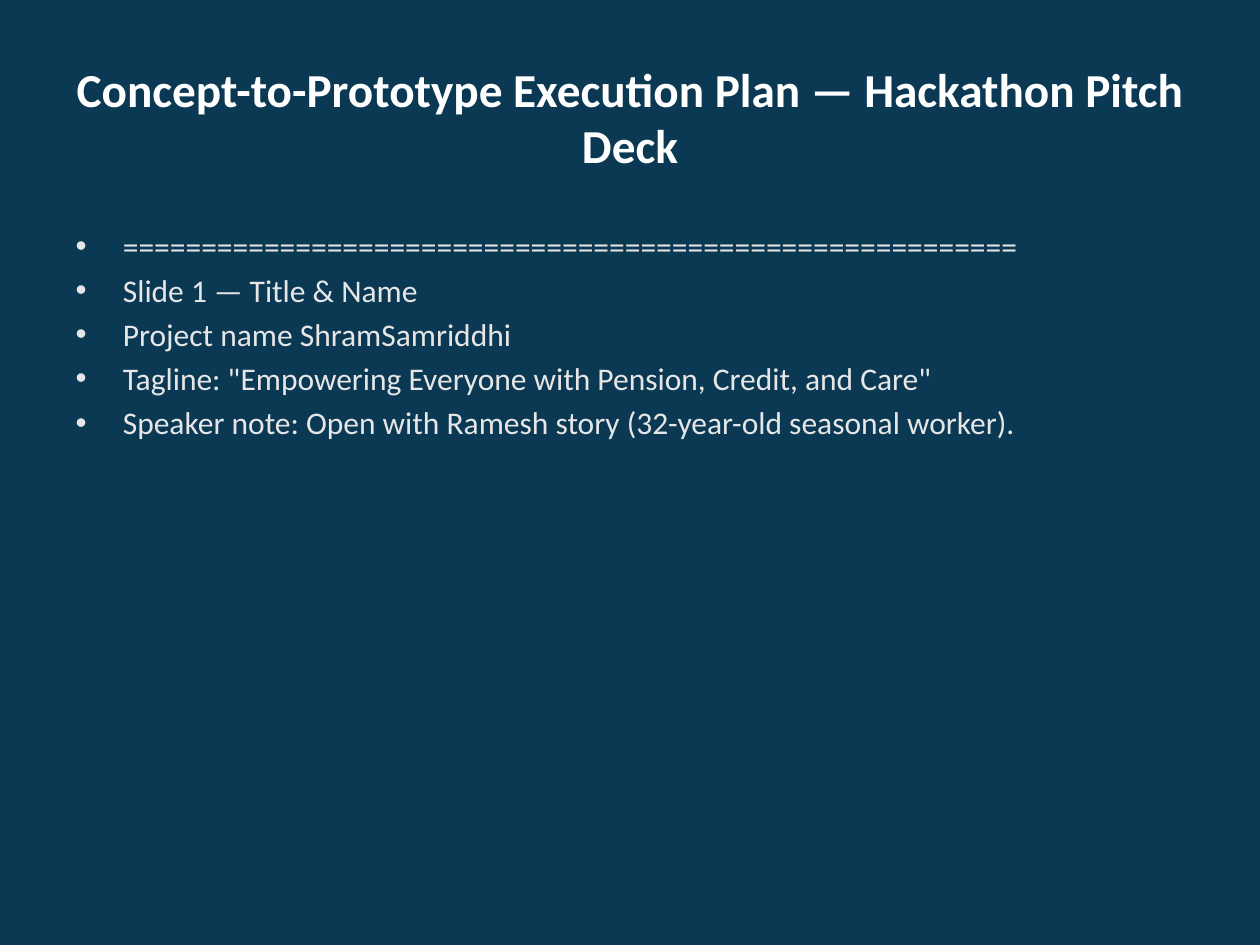
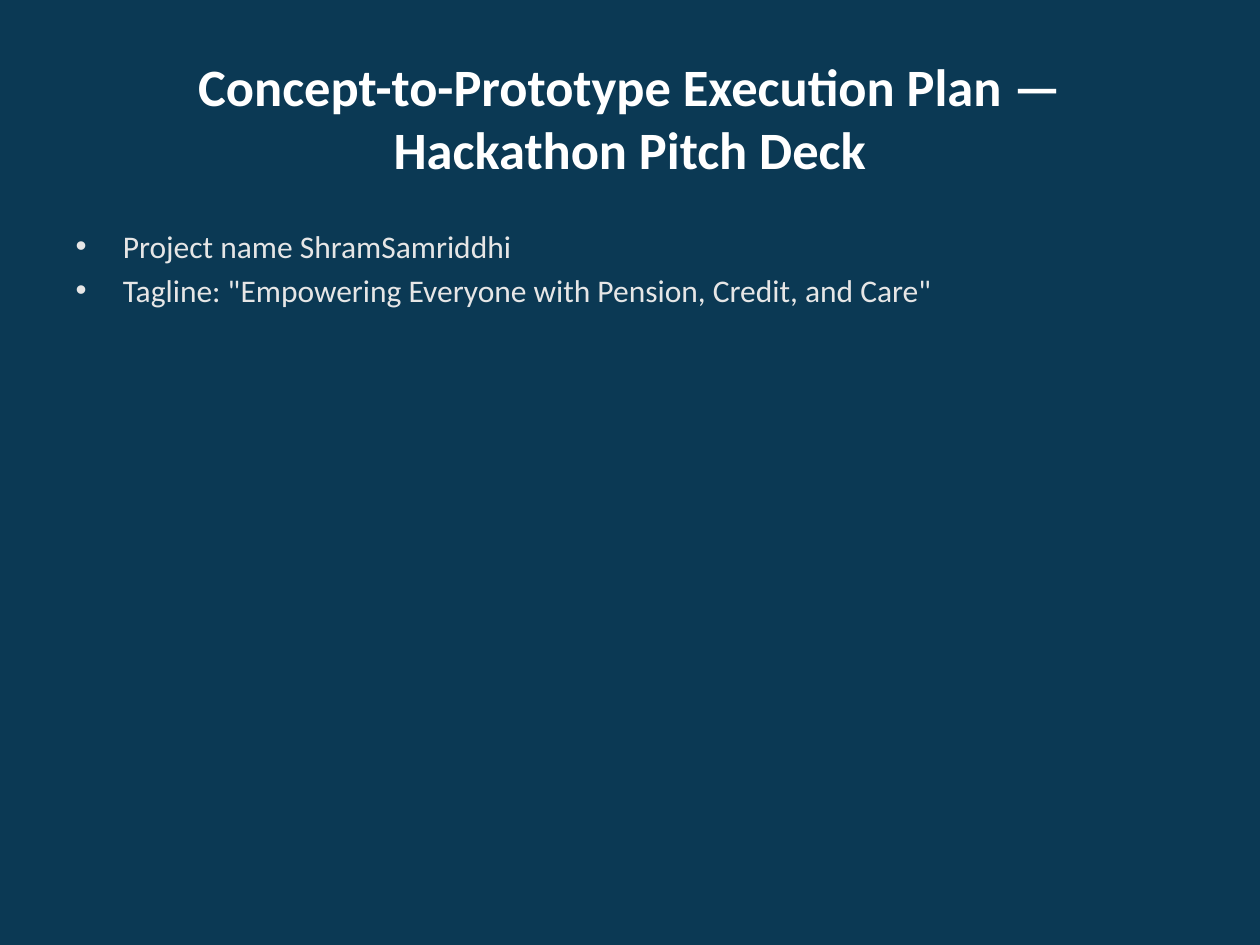
Before and after one commit to arumthi/ShramSamriddhi, a slide deck: slide 1 of docs/Concept-to-Prototype-Deck-styled.pptx. Drawn at 1260x945 pixels with LibreOffice and Linux fonts; fonts in the diff are those of the drawing. Boxes give left, top, right and bottom in pixels: in the first picture for what was removed or moved away, otherwise in the second. Text is boxed around its words. In the diff, an @@ line names an element or a change of style, - is before the commit and + after.

```diff
--- a/docs/Concept-to-Prototype-Deck-styled.pptx
+++ b/docs/Concept-to-Prototype-Deck-styled.pptx
@@ title "Concept-to-Prototype Execution Plan — Hackathon ..." at [198, 69, 1002, 170]: size 27 to 30 pt @@
@@ text at [123, 280, 417, 303]: paragraphs removed @@
-• =========================================================
-• Slide 1 — Title & Name
@@ text at [123, 411, 1014, 439]: paragraph removed @@
-• Speaker note: Open with Ramesh story (32-year-old seasonal worker).
```
Also in this commit, not shown: 11 other slides changed.
